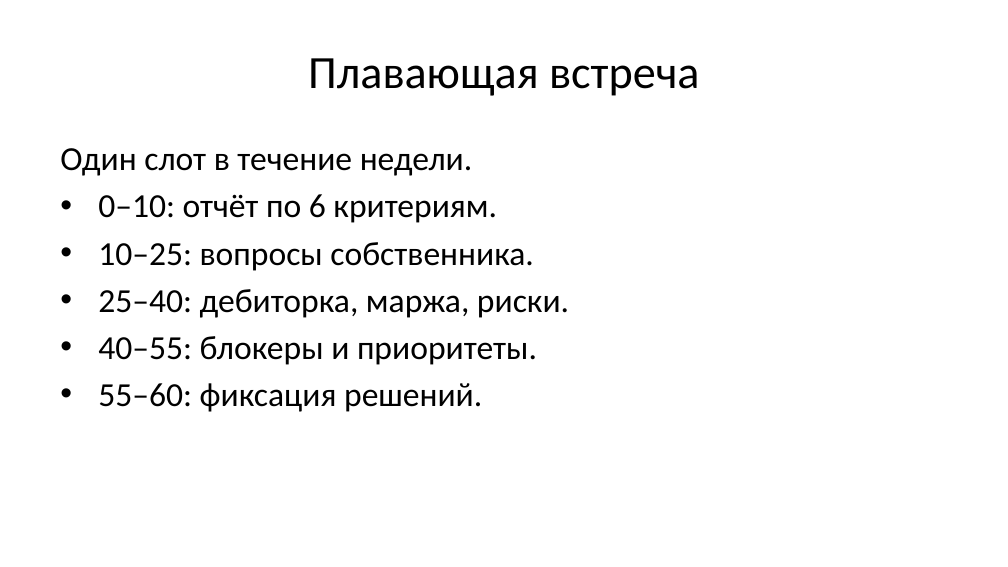
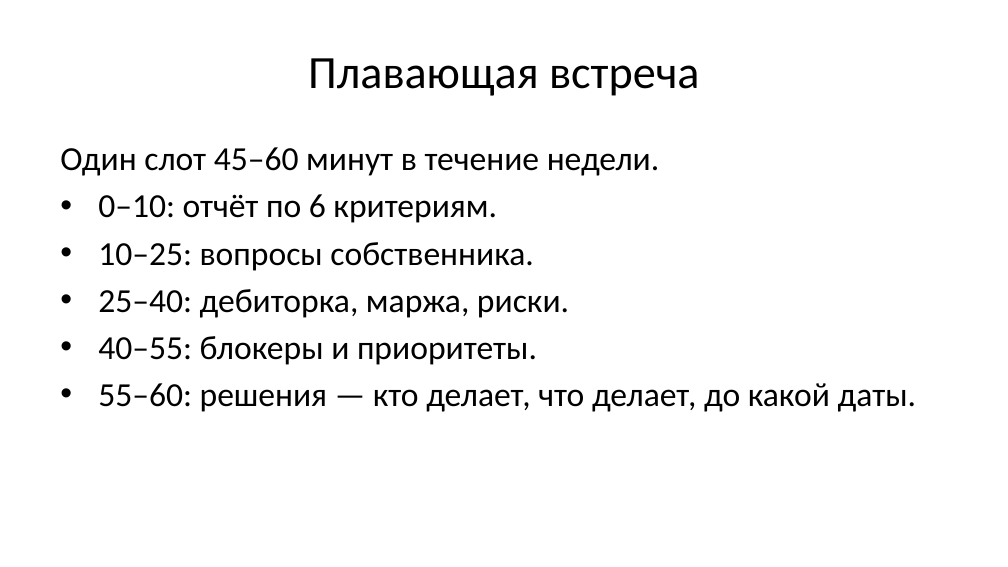
Before and after one commit to instrumentburg-sudo/danil-roadmap, a slide deck: slide 12 of artifacts/slides.pptx (slide 10 before the commit). Drawn at 1008x567 pixels with LibreOffice and Linux fonts; fonts in the diff are those of the drawing. Boxes give left, top, right and bottom in pixels: in the first picture for what was removed or moved away, otherwise in the second. Text is boxed around its words. In the diff, an @@ line names an element or a change of style, - is before the commit and + after.

```diff
--- a/artifacts/slides.pptx
+++ b/artifacts/slides.pptx
@@ text at <box>60,147,660,176</box>: text changed @@
-Один слот в течение недели.
+Один слот 45–60 минут в течение недели.
@@ text at <box>98,383,917,412</box>: text changed @@
-• 55–60: фиксация решений.
+• 55–60: решения — кто делает, что делает, до какой даты.
```
Also in this commit, not shown: 6 other slides changed, 5 slides added, 3 slides removed, 9 other files.
